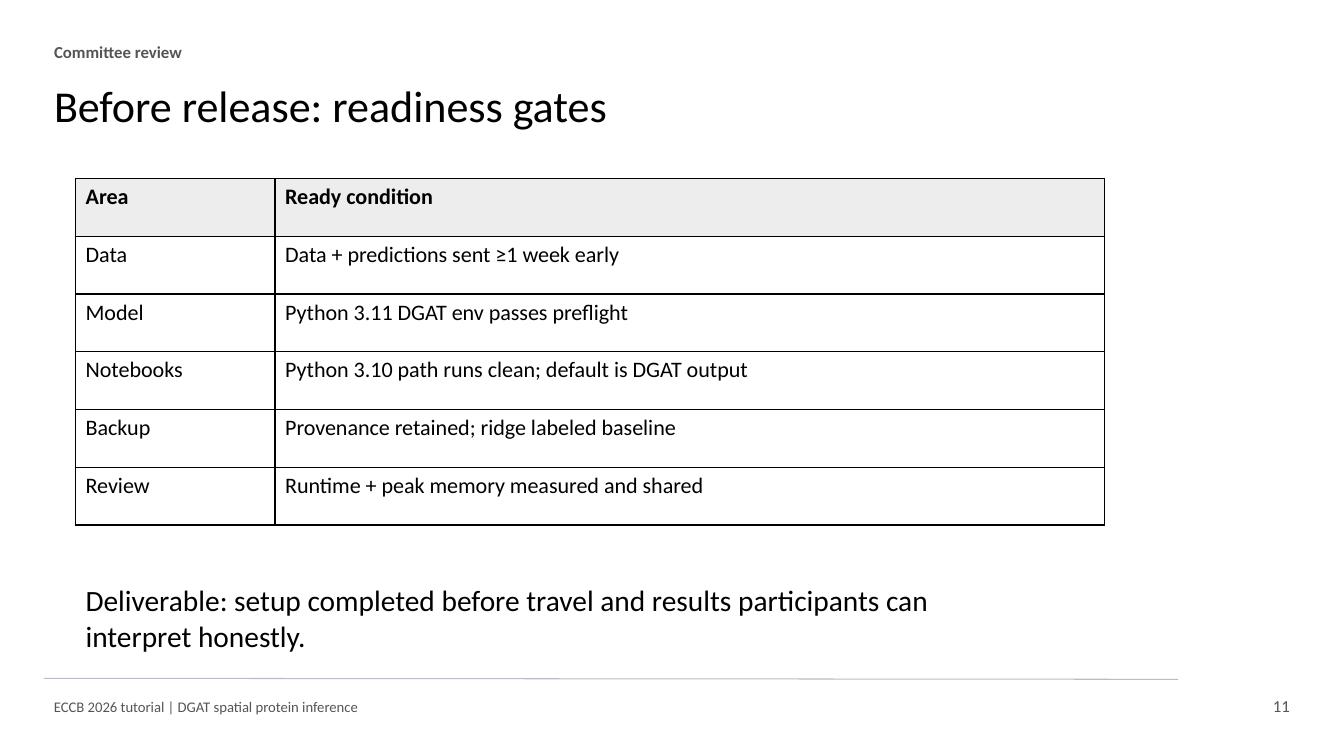
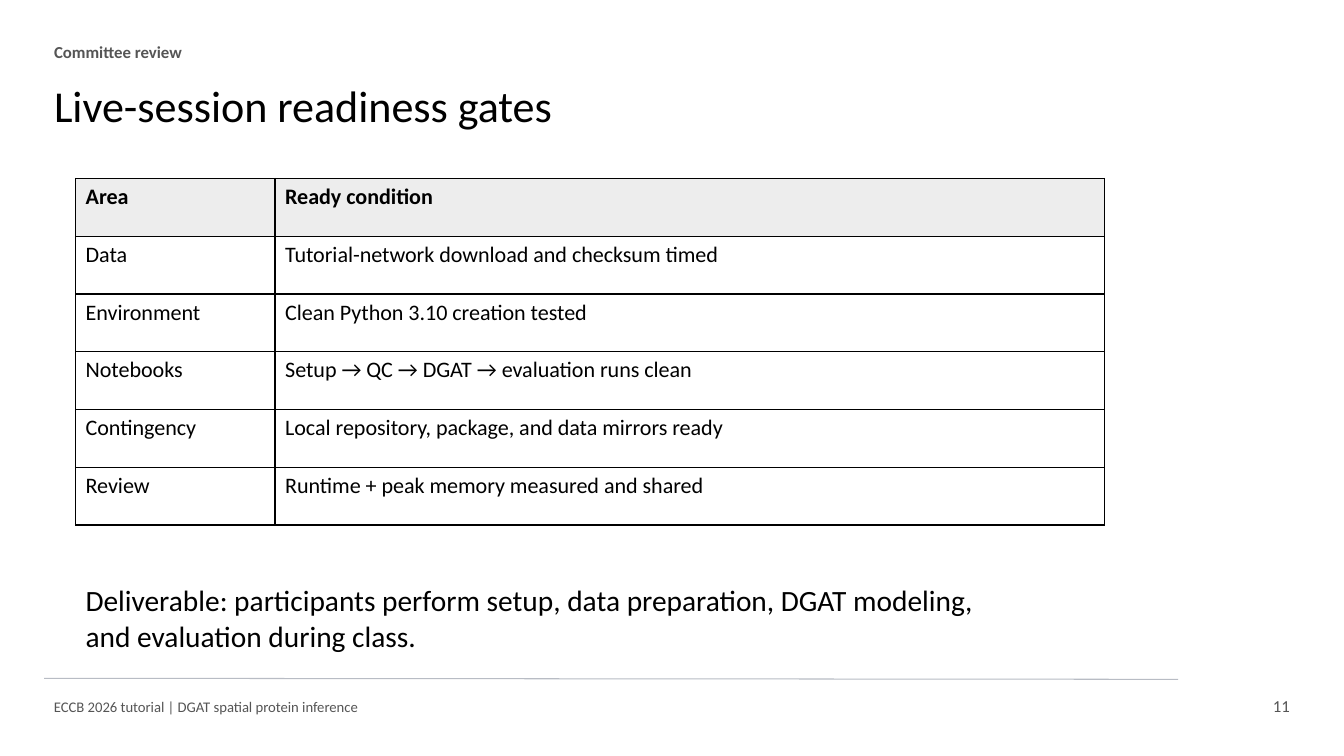
Before and after one commit to osmanbeyoglulab/ECCB-2026-Tutorial, a slide deck: slide 11 of overview/eccb_2026_dgat_tutorial_slides.pptx. Drawn at 1344x756 pixels with LibreOffice and Linux fonts; fonts in the diff are those of the drawing. Boxes give left, top, right and bottom in pixels: in the first picture for what was removed or moved away, otherwise in the second. Text is boxed around its words. In the diff, an @@ line names an element or a change of style, - is before the commit and + after.

```diff
--- a/overview/eccb_2026_dgat_tutorial_slides.pptx
+++ b/overview/eccb_2026_dgat_tutorial_slides.pptx
@@ text at (x1=54, y1=91, x2=552, y2=130): text changed @@
-Before release: readiness gates
+Live-session readiness gates
@@ table at (x1=76, y1=178, x2=1105, y2=525) @@
-row 2, column 2: Data + predictions sent ≥1 week early
+row 2, column 2: Tutorial-network download and checksum timed
-row 3, column 1: Model
+row 3, column 1: Environment
-row 3, column 2: Python 3.11 DGAT env passes preflight
+row 3, column 2: Clean Python 3.10 creation tested
-row 4, column 2: Python 3.10 path runs clean; default is DGAT output
+row 4, column 2: Setup → QC → DGAT → evaluation runs clean
-row 5, column 1: Backup
+row 5, column 1: Contingency
-row 5, column 2: Provenance retained; ridge labeled baseline
+row 5, column 2: Local repository, package, and data mirrors ready
@@ text at (x1=86, y1=590, x2=972, y2=652): text changed @@
-Deliverable: setup completed before travel and results participants can interpret honestly.
+Deliverable: participants perform setup, data preparation, DGAT modeling, and evaluation during class.
```
Also in this commit, not shown: 5 other slides changed, 29 other files.
